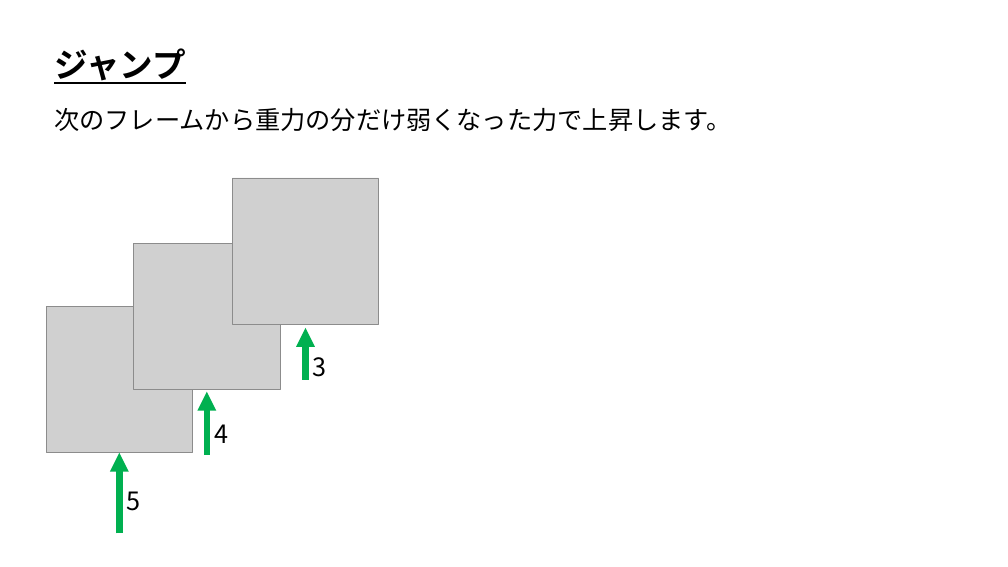
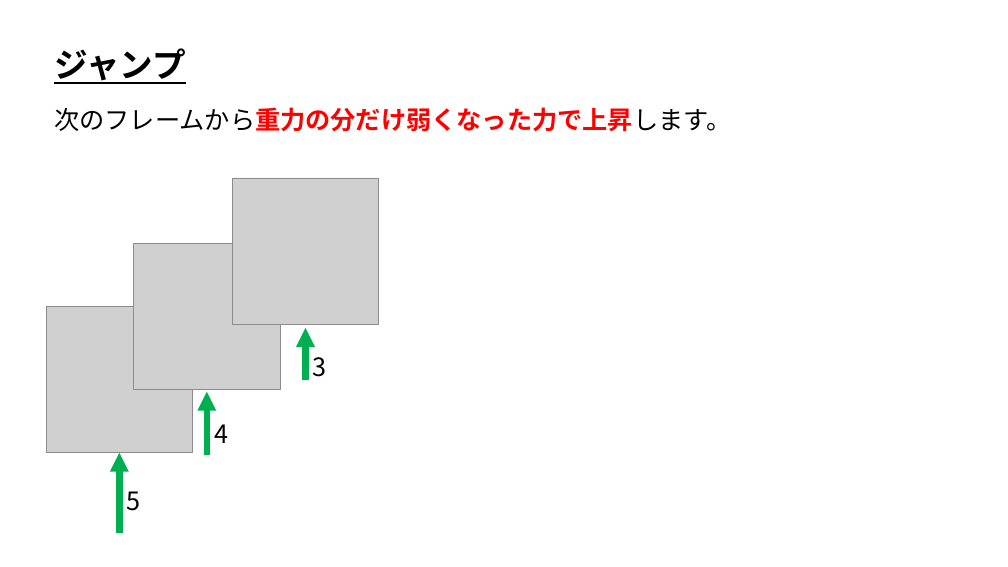
Before and after one commit to ArakiYusuke-Ohara/Textbook, a slide deck: slide 4 of ゲーム科1年/00_前期/ゲームプログラミングⅢ/00_ジャンプ.pptx. Drawn at 1008x567 pixels with LibreOffice and Linux fonts; fonts in the diff are those of the drawing; grey boxes stand for pictures. Boxes give left, top, right and bottom in pixels: in the first picture for what was removed or moved away, otherwise in the second. Text is boxed around its words. In the diff, an @@ line names an element or a change of style, - is before the commit and + after.

Commit message:
ゲームPGⅢスライド微修正

```diff
--- a/ゲーム科1年/00_前期/ゲームプログラミングⅢ/00_ジャンプ.pptx
+++ b/ゲーム科1年/00_前期/ゲームプログラミングⅢ/00_ジャンプ.pptx
@@ text "次のフレームから重力の分だけ弱くなった力で上昇します。" at <box>54,107,731,132</box>: text colour #000000 to #FF0000, bold on in "次のフレームから重力の分だけ弱くなった力で上昇します。" @@
```
Also in this commit, not shown: 1 other slide changed.
